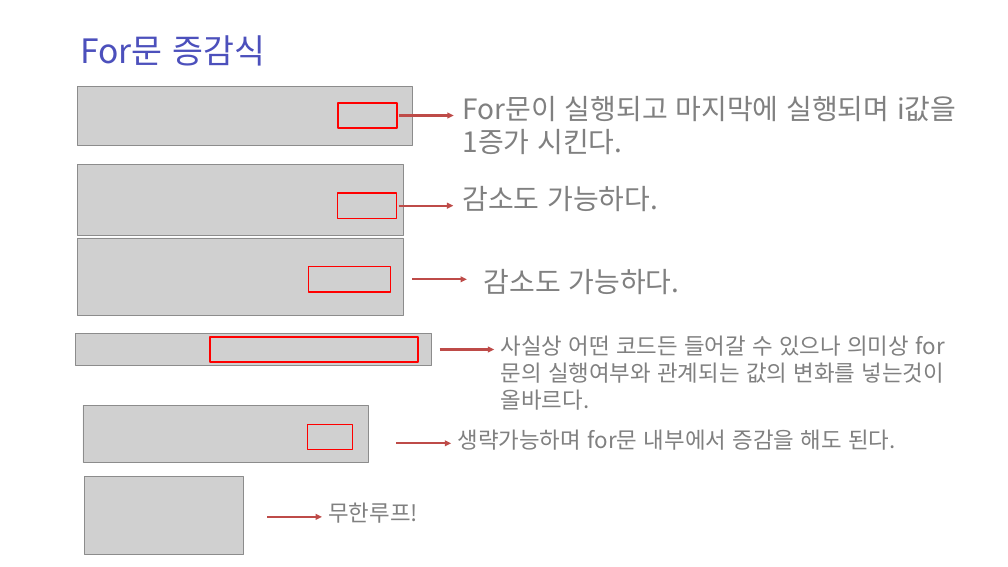
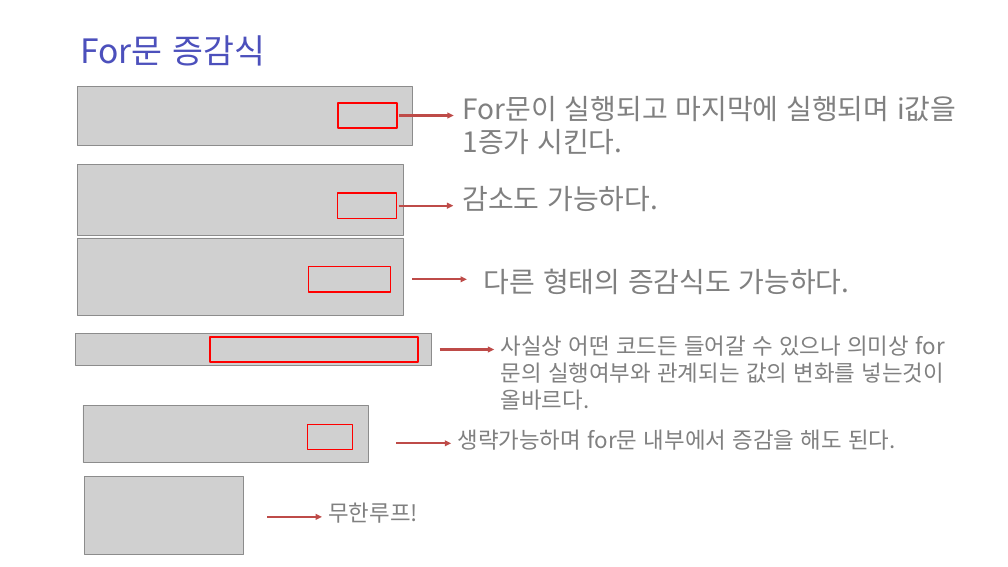
Before and after one commit to zest132/JavaLecture, a slide deck: slide 8 of JavaLecture/LectureFile/java 4강.pptx. Drawn at 1008x567 pixels with LibreOffice and Linux fonts; fonts in the diff are those of the drawing; grey boxes stand for pictures. Boxes give left, top, right and bottom in pixels: in the first picture for what was removed or moved away, otherwise in the second. Text is boxed around its words. In the diff, an @@ line names an element or a change of style, - is before the commit and + after.

```diff
--- a/JavaLecture/LectureFile/java 4강.pptx
+++ b/JavaLecture/LectureFile/java 4강.pptx
@@ text at (x1=484, y1=268, x2=850, y2=294): text changed @@
-감소도 가능하다.
+다른 형태의 증감식도 가능하다.
```
Also in this commit, not shown: 2 other slides changed, 15 slides added, 20 slides removed, 4 other files.
